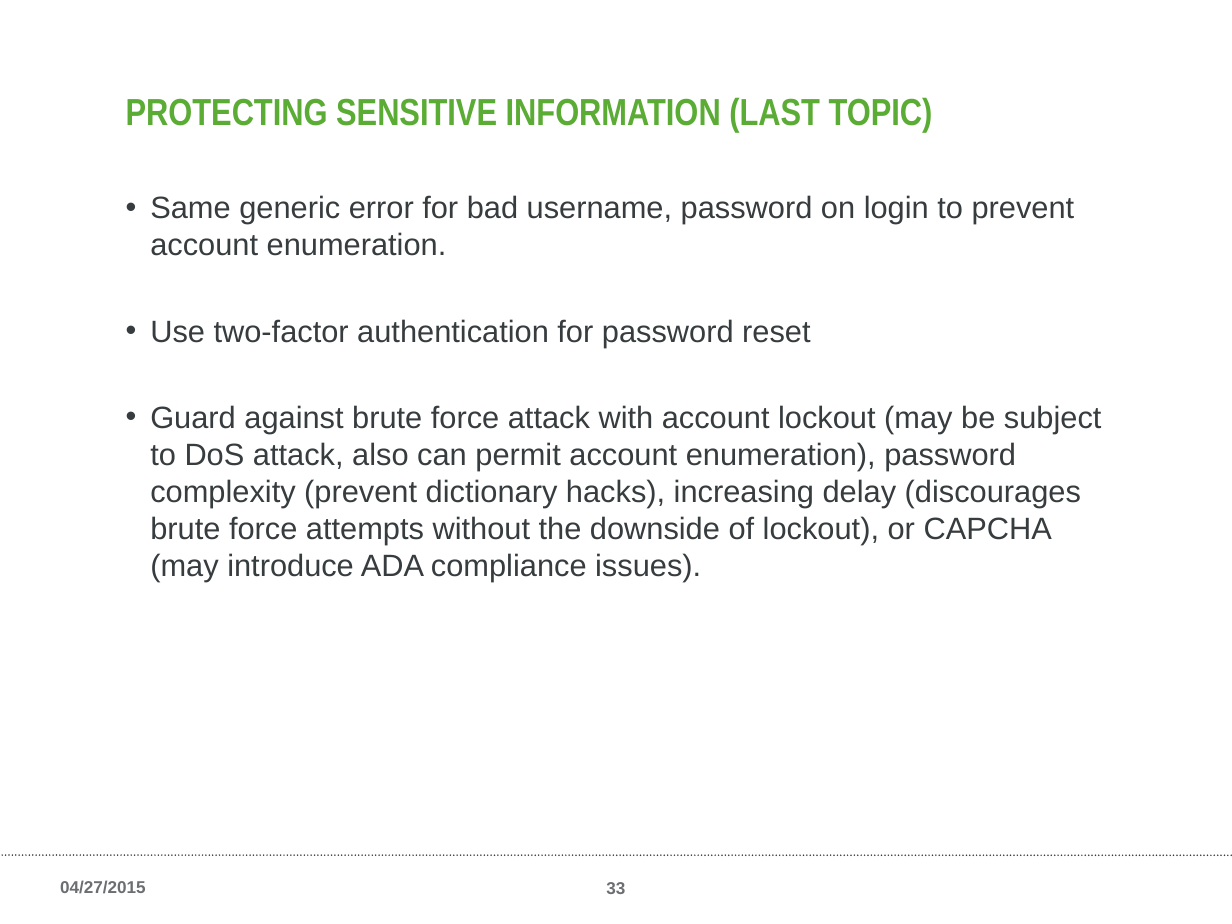
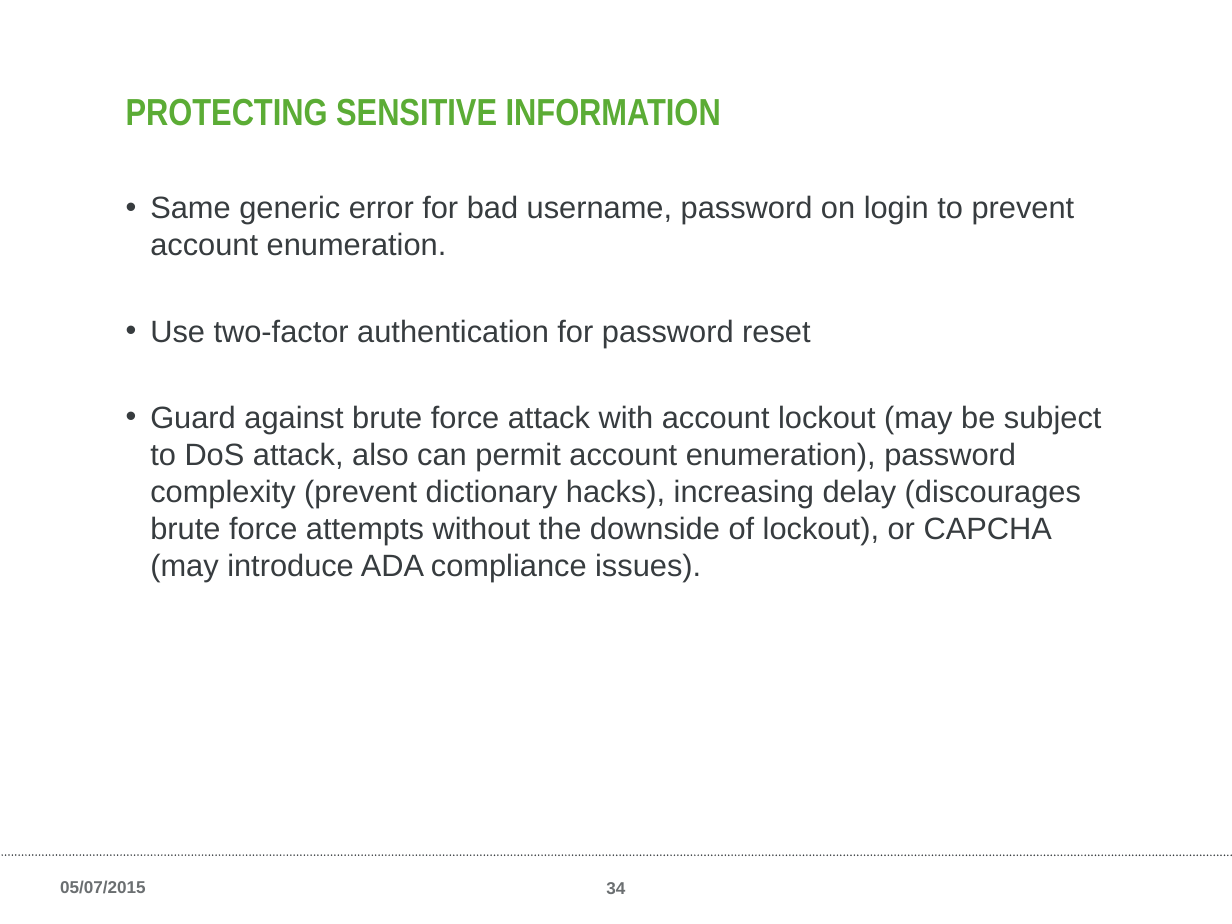
Before and after one commit to tjs1715/black-brd, a slide deck: slide 34 of public/OWASP-2015.pptx (slide 33 before the commit). Drawn at 1232x924 pixels with LibreOffice and Linux fonts; fonts in the diff are those of the drawing; background and template pictures are left out. Boxes give left, top, right and bottom in pixels: in the first picture for what was removed or moved away, otherwise in the second. Text is boxed around its words. In the diff, an @@ line names an element or a change of style, - is before the commit and + after.

```diff
--- a/public/OWASP-2015.pptx
+++ b/public/OWASP-2015.pptx
@@ title at bbox=[126, 98, 721, 126]: text changed @@
-PROTECTING SENSITIVE INFORMATION (LAST TOPIC)
+PROTECTING SENSITIVE INFORMATION
@@ text at bbox=[60, 880, 145, 894]: text changed @@
-04/27/2015
+05/07/2015
@@ page number at bbox=[606, 882, 625, 894]: text changed @@
-33
+34
```
Also in this commit, not shown: 36 other slides changed, 2 slides added, 1 slide removed, 25 other files.
